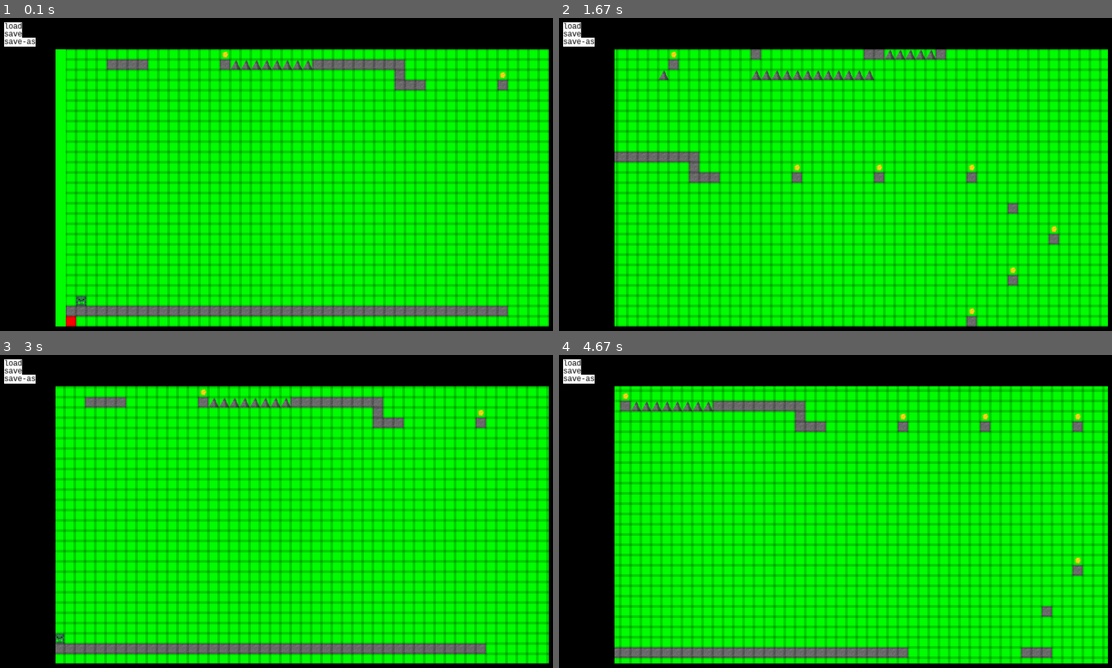
Above: before the commit, frames 1-4 (two rows, left to right).
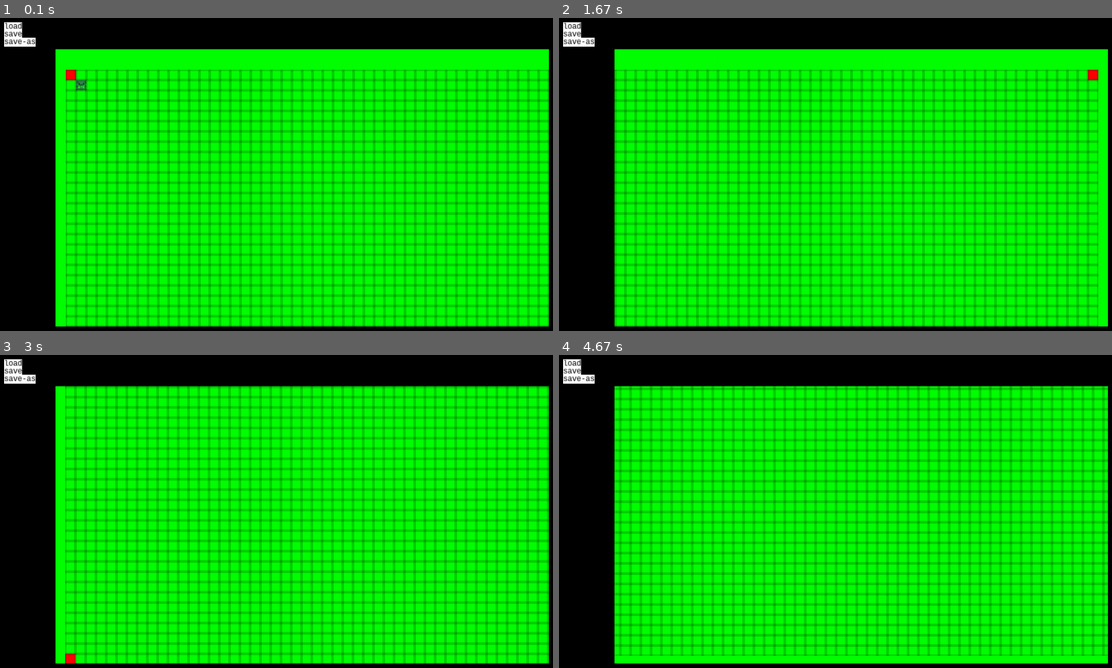
Above: after the commit, the same moments.

Repository: CocoMarck/Juego-cuadradoFeliz
Game: pygame game, started from cuadradoFeliz_maps.py
The game is run twice, just before and just after one commit, with the same random seed, the same clock (stepped at 60 frames per second) and the same inputs.
Inputs:
- Up to frame 1 (0.1 s): no input
- Up to frame 2 (1.67 s): hold Right 0.33-0.8 s; hold Up 0.83-1.13 s; hold Right 1.17-1.63 s
- Up to frame 3 (3 s): hold Left 1.67-2.2 s; hold Down 2.23-2.53 s; hold Left 2.57-2.97 s
- Up to frame 4 (4.67 s): hold Up 3-3.37 s; hold Right 3.4-4.03 s; hold Down 4.07-4.43 s; hold Left from 4.47 s (still down)

The runs differ from the first frame. In frame 1, 6.5% of the frame differs, in the area x 11-100%, y 9-99%; in frame 2, 33%; in frame 3, 15%; in frame 4, 33%, in the area x 10-100%, y 10-99%.

Commit message:
Add files via upload

Diff:
--- a/cuadradoFeliz_maps.py
+++ b/cuadradoFeliz_maps.py
@@ -108,6 +108,7 @@
 dict_object = {
     'space': '.',
     'limit': '|',
+
     'player': 'j',
 
     'stone': 'p',
@@ -135,6 +136,10 @@
     'level-change': '0',
     'end-game': 'F'
 }
+prefix_object = ''
+for key in dict_object.keys():
+    prefix_object += dict_object[key]
+print( f'"{prefix_object}"')
 '''
 '.': [None, None],
 '#': [None, None],
@@ -338,10 +343,46 @@
 
 
 
-
-# Generador de cuadritos para hacer el mapa
-
-
+# Funcion para crear un mapa default
+def save_map( size_xy=[int,int], with_limit=True ):
+    text = ''
+    if isinstance( size_xy[0], int) and isinstance( size_xy[1], int):
+        if size_xy[1] >= 4 and size_xy[0] >= 4:
+            for line in range(0, size_xy[1]):
+                for number in range(0, size_xy[0]):
+                    obj = 'space'
+                    if with_limit == True:
+                        if line == 0 or line == size_xy[1]-1:
+                            if number == 0 or number == size_xy[0]-1:
+                                obj = 'limit'
+                    if line == 1:
+                        if number == 1:
+                            obj = 'player'
+
+                    text += dict_object[obj]
+                text += '\n'
+
+            text_to_save = os.path.join(dir_maps, 'custom', 'cf_map_custumTumTum.txt')
+            if not os.path.isfile(text_to_save):
+                with open(
+                    text_to_save,
+                    'w', encoding="utf-8"
+                ) as text_file:
+                    text_file.write(text)
+            data_CF.current_level=text_to_save
+            save_CF( data_CF )
+
+            return text
+        else:
+            print( 'ERROR: The game min-size is 4x4')
+    else:
+        print( 'ERROR: Only int values' )
+print( save_map( [60, 34] ) )
+
+
+
+
+# Generador de cuadritos para hacer el mapa / Renderizado del mapa
 current_map = Map
 read_Map( current_map, level=data_CF.current_level )
 #read_Map( current_map, level='./resources/maps/cf_map_default.txt' )
@@ -466,13 +507,25 @@
 
 # Función | Limite del mapa y de camara | Camara
 def get_limit_xy():
+    '''
+    Limite del mapa
+    '''
+    '''
     limit_xy = [ [], [] ]
     for sprite in grid_objects:
         if sprite.type_object == '|':
             limit_xy[0].append( sprite.rect.x )
             limit_xy[1].append( sprite.rect.y )
     return [ max(limit_xy[0]),  max(limit_xy[1]) ]
+    '''
+    pos_x = []
+    pos_y = []
+    for sprite in grid_objects:
+        pos_x.append(sprite.rect.x)
+        pos_y.append(sprite.rect.y)
+    return [ max(pos_x), max(pos_y)]
 limit_xy = get_limit_xy()
+#input(get_limit_xy())
 
 
 
@@ -537,6 +590,7 @@
 while exec_game:
     click_left = False
     click_right = False
+    set_object_prefix = None
     # Eventos de juego
     for event in pygame.event.get():
         if event.type == pygame.QUIT:
@@ -570,6 +624,13 @@
 
 
         if event.type == pygame.KEYDOWN:
+            # Detectar letra actual precionada
+            letter = event.unicode
+            if letter in prefix_object:
+                #print( letter )
+                set_object_prefix = letter
+
+            # Mover camara/scroll
             if event.key == player_key['up']:
                 move_up = True
             if event.key == player_key['down']:
@@ -579,7 +640,12 @@
                 move_left = True
             if event.key == player_key['right']:
                 move_right = True
+
         if event.type == pygame.KEYUP:
+            # Detectar letra actual precionada
+            set_object_prefix = None
+
+            # Mover camara/scroll
             if event.key == player_key['up']:
                 move_up = False
             if event.key == player_key['down']:
@@ -662,7 +728,8 @@
         click_left = False
 
         # Detectar si se clickea una opcion
-        button_collide = False
+        button_change_object = False
+        button_change_map = False
         button_text = None
         for button in buttons:
             if button.rect.collidepoint(
@@ -671,10 +738,17 @@
             ):
                 for text in dict_object.keys():
                     if button.text == text:
-                        button_collide = True
+                        button_change_object = True
                         button_text = button.text
                         print( button.text )
-        if button_collide == True:
+                if button_text == None:
+                    button_change_map = True
+                    button_text = button.text
+                    print( button.text )
+                    if button.text == 'save':
+                        with open( data_CF.current_level, 'w', encoding='utf-8') as file_text:
+                            file_text.write( return_map( current_map ) )
+        if button_change_object == True:
             # Establecer tipo de objeto
             if not current_object_selected == None:
                 if isinstance(button_text, str):
@@ -690,7 +764,7 @@
 
 
         # Detectar que se clickea un objeto_grid
-        if button_collide == False:
+        if button_change_object == False:
             for obj in grid_objects:
                 # Calcular la posición relativa del objeto dentro de la vista previa
                 rel_pos_x = obj.rect.x - scroll_int[0]
@@ -717,6 +791,20 @@
                                 position_xy=[mouse_pos[0], mouse_pos[1] +(font_size*number)]
                             )
                             number+=1
+
+
+    # Funcion cambiar objeto con teclado
+    if not current_object_selected == None:
+        if not set_object_prefix == None:
+            if not set_object_prefix.replace(' ', '') == '':
+                #print(set_object_prefix)
+                for button in buttons:
+                    if button.text in dict_object.keys():
+                        button.kill()
+                        button.background.kill()
+                current_object_selected.type_object = set_object_prefix
+                current_object_selected.update_type_object()
+                current_object_selected = None
 
 
     '''
